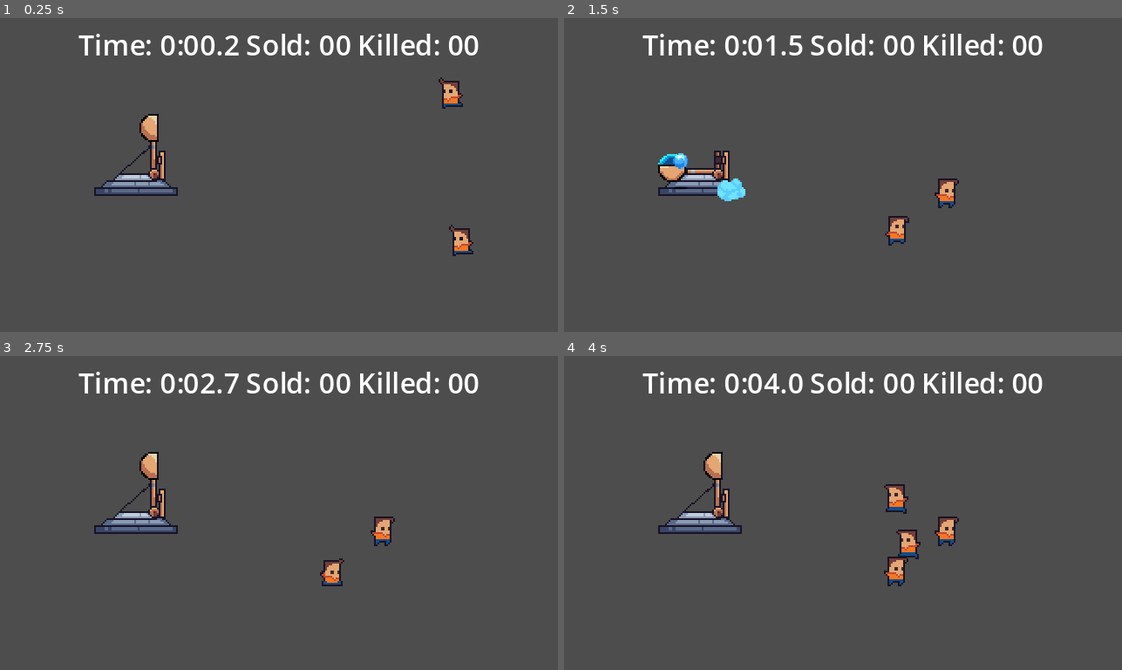
Above: before the commit, frames 1-4 (two rows, left to right).
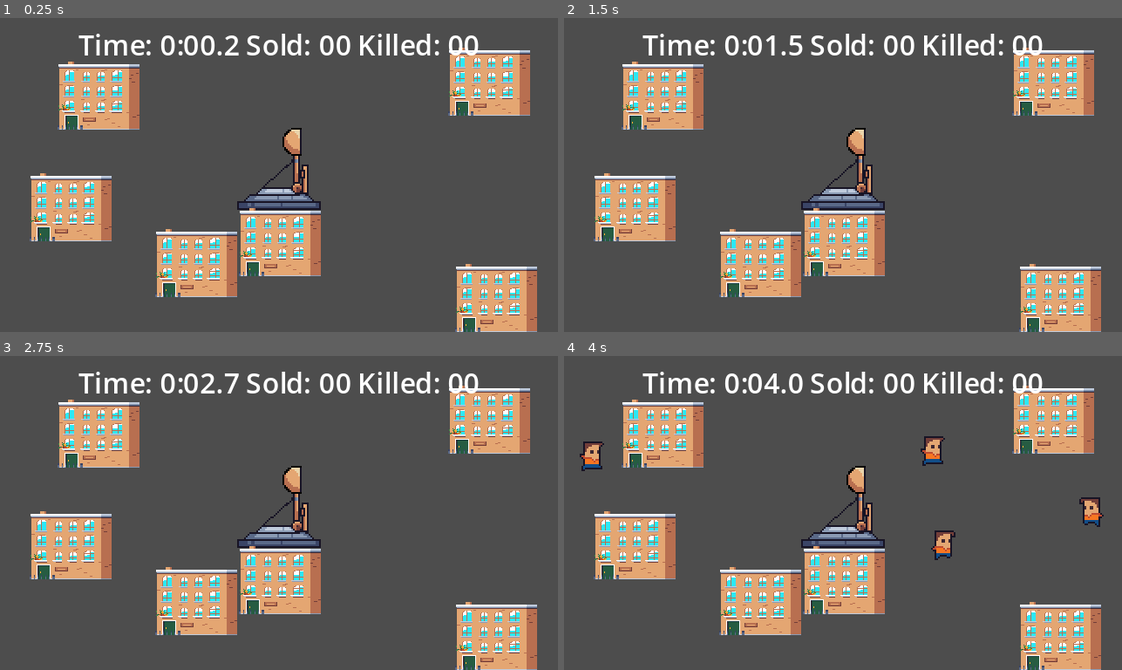
Above: after the commit, the same moments.

Repository: tiagobonetti/scaling-up
Game: Godot game, scene res://Scenes/Stages/Stage2.tscn
Same seed, same stepped clock (60 frames per second), same inputs: the game is played once before the commit and once after it. Before the commit the project starts from res://Scenes/Stages/Stage1.tscn.
Inputs (mouse positions are in pixels of both pictures, inside the frame that each line leads up to):
- Up to frame 1 (0.25 s): no input
- Up to frame 2 (1.5 s): move the mouse to (697, 184) at 0.52 s; press the mouse at (697, 184) at 0.53 s; hold Right (ui_right) 0.53-1.28 s; move the mouse to (731, 190) at 1.27 s; release the mouse at (731, 190) at 1.28 s; hold Down (ui_down) from 1.28 s (still down); click (731, 190) at 1.35 s
- Up to frame 3 (2.75 s): move the mouse to (334, 443) at 2.02 s; release Down (ui_down) at 2.03 s; press the mouse at (334, 443) at 2.03 s; hold Right (ui_right) from 2.03 s (still down)
- Up to frame 4 (4 s): move the mouse to (815, 575) at 2.77 s; release Right (ui_right) at 2.78 s; release the mouse at (815, 575) at 2.78 s; hold Up (ui_up) 2.78-3.53 s; click (815, 575) at 2.85 s; move the mouse to (1010, 560) at 3.52 s; press the mouse at (1010, 560) at 3.53 s; hold Left (ui_left) from 3.53 s (still down)

The runs differ from the first frame. In frame 1, 21% of the frame differs, in the area x 5-97%, y 9-100%; in frame 2, 21%; in frame 3, 21%; in frame 4, 23%, in the area x 2-97%, y 9-100%.

Commit message:
Now they all run around

Diff:
--- /dev/null
+++ b/Scenes/Entities/Building.tscn
@@ -0,0 +1,15 @@
+[gd_scene load_steps=2 format=3 uid="uid://gnoap603y5v"]
+
+[ext_resource type="Texture2D" uid="uid://c4ypeobh2yd60" path="res://Background/building-1.png" id="1_34kw6"]
+
+[node name="Building" type="StaticBody2D"]
+position = Vector2(192, 104)
+
+[node name="CollisionPolygon2D" type="CollisionPolygon2D" parent="."]
+position = Vector2(8, 8)
+polygon = PackedVector2Array(16, -8, -32, -8, -32, -48, 16, -48)
+
+[node name="Polygon2D" type="Polygon2D" parent="."]
+texture = ExtResource("1_34kw6")
+polygon = PackedVector2Array(-24, -40, 24, -40, 24, 0, -24, 0)
+uv = PackedVector2Array(0, 0, 88, 0, 88, 122, 0, 122)
--- a/Scenes/Entities/Catapult.tscn
+++ b/Scenes/Entities/Catapult.tscn
@@ -13,8 +13,14 @@
 shape = SubResource("RectangleShape2D_k56c4")
 
 [node name="AnimatedSprite2D" type="AnimatedSprite2D" parent="."]
+unique_name_in_owner = true
 sprite_frames = ExtResource("2_jhdia")
 animation = &"idle"
 offset = Vector2(2.08165e-12, -18)
 
+[node name="StaticBody2D" type="StaticBody2D" parent="."]
+
+[node name="CollisionPolygon2D" type="CollisionPolygon2D" parent="StaticBody2D"]
+polygon = PackedVector2Array(-24, -6, 24, -6, 24, 6, -24, 6)
+
 [connection signal="input_event" from="." to="." method="_begin_drag"]
--- a/Scenes/Entities/Customer.tscn
+++ b/Scenes/Entities/Customer.tscn
@@ -101,5 +101,8 @@
 "": SubResource("AnimationLibrary_owx5r")
 }
 
-[node name="HappyTimer" type="Timer" parent="."]
+[node name="SearchTimer" type="Timer" parent="."]
 unique_name_in_owner = true
+
+[node name="NavigationAgent2D" type="NavigationAgent2D" parent="."]
+unique_name_in_owner = true
--- /dev/null
+++ b/Scenes/Stages/Stage2.tscn
@@ -0,0 +1,68 @@
+[gd_scene load_steps=6 format=3 uid="uid://bmrexxatruudo"]
+
+[ext_resource type="Script" path="res://Scripts/stage.gd" id="1_2orae"]
+[ext_resource type="PackedScene" uid="uid://k5u4hsit7bwf" path="res://Scenes/Entities/CustomerSpawner.tscn" id="2_upths"]
+[ext_resource type="PackedScene" uid="uid://47fibceb80ku" path="res://Scenes/Entities/Catapult.tscn" id="3_cro0w"]
+[ext_resource type="PackedScene" uid="uid://gnoap603y5v" path="res://Scenes/Entities/Building.tscn" id="4_3josv"]
+
+[sub_resource type="NavigationPolygon" id="NavigationPolygon_d264o"]
+vertices = PackedVector2Array(308, 180, 336, 196, 160, 208, 260, 180, 336, -16, 352, 96, 308, 140, 304, 56, 304, 16, 160, -32, 256, 16, 88, 120, 88, 160, 64, 128, 64, 88, 80, 64, 164, 64, 156, 92, 136, 100, 80, 24, 260, 140, 184, 148, 184, 100, 256, 56, 136, 148, 136, 160, -16, 196, 16, 128, 16, 88, -32, 96, -16, -16, 176, 100, 176, 84, 172, 84, 172, 64, 136, 120, 32, 64, 32, 24)
+polygons = Array[PackedInt32Array]([PackedInt32Array(0, 1, 2, 3), PackedInt32Array(4, 5, 6, 7, 8), PackedInt32Array(9, 4, 8, 10), PackedInt32Array(5, 1, 0, 6), PackedInt32Array(11, 12, 13, 14, 15), PackedInt32Array(16, 17, 18, 15, 19, 9), PackedInt32Array(20, 3, 21, 22, 23), PackedInt32Array(24, 21, 3, 2, 25), PackedInt32Array(25, 2, 26, 12), PackedInt32Array(13, 12, 26, 27), PackedInt32Array(28, 27, 26, 29, 30), PackedInt32Array(7, 6, 20, 23), PackedInt32Array(22, 31, 32, 23), PackedInt32Array(23, 32, 33, 34, 10), PackedInt32Array(18, 35, 11, 15), PackedInt32Array(36, 15, 14, 28), PackedInt32Array(36, 28, 30, 37), PackedInt32Array(37, 30, 9, 19), PackedInt32Array(16, 9, 10, 34)])
+outlines = Array[PackedVector2Array]([PackedVector2Array(336, -16, 352, 96, 336, 196, 160, 208, -16, 196, -32, 96, -16, -16, 160, -32), PackedVector2Array(256, 16, 304, 16, 304, 56, 256, 56), PackedVector2Array(260, 140, 308, 140, 308, 180, 260, 180), PackedVector2Array(16, 88, 64, 88, 64, 128, 16, 128), PackedVector2Array(32, 24, 80, 24, 80, 64, 32, 64), PackedVector2Array(88, 120, 136, 120, 136, 100, 156, 92, 164, 64, 172, 64, 172, 84, 176, 84, 176, 100, 184, 100, 184, 148, 136, 148, 136, 160, 88, 160)])
+
+[node name="Stage" type="Node2D"]
+script = ExtResource("1_2orae")
+
+[node name="NavigationRegion2D" type="NavigationRegion2D" parent="."]
+navigation_polygon = SubResource("NavigationPolygon_d264o")
+
+[node name="CustomerSpawner1" parent="." instance=ExtResource("2_upths")]
+position = Vector2(156, 196)
+
+[node name="CustomerSpawner2" parent="." instance=ExtResource("2_upths")]
+position = Vector2(156, -12)
+
+[node name="CustomerSpawner3" parent="." instance=ExtResource("2_upths")]
+position = Vector2(328, 60)
+
+[node name="CustomerSpawner4" parent="." instance=ExtResource("2_upths")]
+position = Vector2(-12, 96)
+
+[node name="Catapult" parent="." instance=ExtResource("3_cro0w")]
+position = Vector2(160, 104)
+
+[node name="CanvasLayer" type="CanvasLayer" parent="."]
+
+[node name="TopLabel" type="Label" parent="CanvasLayer"]
+unique_name_in_owner = true
+offset_top = 4.0
+offset_right = 320.0
+offset_bottom = 30.0
+horizontal_alignment = 1
+metadata/_edit_use_anchors_ = true
+
+[node name="CenterLabel" type="Label" parent="CanvasLayer"]
+unique_name_in_owner = true
+offset_top = 95.0
+offset_right = 320.0
+offset_bottom = 181.0
+horizontal_alignment = 1
+metadata/_edit_use_anchors_ = true
+
+[node name="Building1" parent="." instance=ExtResource("4_3josv")]
+position = Vector2(284, 180)
+
+[node name="Building2" parent="." instance=ExtResource("4_3josv")]
+position = Vector2(280, 56)
+
+[node name="Building3" parent="." instance=ExtResource("4_3josv")]
+position = Vector2(160, 148)
+
+[node name="Building4" parent="." instance=ExtResource("4_3josv")]
+position = Vector2(56, 64)
+
+[node name="Building5" parent="." instance=ExtResource("4_3josv")]
+position = Vector2(112, 160)
+
+[node name="Building6" parent="." instance=ExtResource("4_3josv")]
+position = Vector2(40, 128)
--- a/Scripts/catapult.gd
+++ b/Scripts/catapult.gd
@@ -11,9 +11,6 @@
 var is_dragging = false
 var redraw = false
 var debug_drawing = true
-
-
-@onready var sprite = $AnimatedSprite2D
 
 
 func from_screen_coordinates(x):
@@ -62,7 +59,7 @@
 
 func _begin_drag(viewport, event, _shape_idx):
 	if event.is_action_pressed("ui_press"):
-		sprite.play("load")
+		%AnimatedSprite2D.play("load")
 		viewport.set_input_as_handled()
 		start_position = from_screen_coordinates(event.position)
 		current_position = from_screen_coordinates(event.position)
@@ -78,7 +75,7 @@
 		is_dragging = false
 		redraw = debug_drawing
 
-		sprite.play("fire")
+		%AnimatedSprite2D.play("fire")
 
 		var launched_product = Product.instantiate()
 		add_child(launched_product)
@@ -87,4 +84,5 @@
 
 	if is_dragging and event is InputEventMouseMotion:
 		current_position = current_position + 10 * event.relative
+		%AnimatedSprite2D.flip_h = global_position.x - event.position.x < 0
 		redraw = debug_drawing
--- a/Scripts/customer.gd
+++ b/Scripts/customer.gd
@@ -10,45 +10,56 @@
 @export var collision_nudge := 500
 @export var target_max_distance := 20
 
+@export var happy_cooldown_s := 10.0
+@export var search_cooldown_s := 10.0
+
 signal died
 signal bought
 
-var product_position :=  Vector2(200 , 100) + Utils.rand_direction() * 20
 var product_recognition := 0.0
-
-@export var happy_cooldown_s := 10.0
-var happy_position := Vector2.ZERO
-var happy:
-	get:
-		return !%HappyTimer.is_stopped()
-
 var damage_sources := []
 
 func start_happy():
-	product_recognition = 0.0
-	happy_position = position + Utils.rand_direction() * 1024
-	%HappyTimer.start(happy_cooldown_s)
+	%NavigationAgent2D.set_target_position(position + Utils.rand_direction() * 1024)
+	schedule_next_search(happy_cooldown_s)
+
+func start_search():
+	print("start search")
+	schedule_next_search(search_cooldown_s)
+	for i in 100:
+		var rand_x = randf_range(10, 310)
+		var rand_y = randf_range(10, 182)
+		%NavigationAgent2D.set_target_position(Vector2(rand_x, rand_y))
+		if %NavigationAgent2D.is_target_reachable():
+			break
+
+func schedule_next_search(time_s: float):
+	%SearchTimer.start(time_s + randf_range(-1, 1))
 
 func _ready():
-	%HappyTimer.one_shot = true
+	%SearchTimer.one_shot = true
+	%SearchTimer.timeout.connect(Callable(start_search))
+	%NavigationAgent2D.path_postprocessing = NavigationPathQueryParameters2D.PATH_POSTPROCESSING_EDGECENTERED
+	start_search()
 
 func _physics_process(delta):
-	var target_position := happy_position if happy else product_position
-	var target_delta = target_position - global_position
-	chase(delta, target_delta, target_max_distance)
+	chase(delta)
 	move_and_slide()
 	handle_collision(delta)
-	handle_animation(target_delta)
+	handle_animation()
 
-func chase(delta, target_delta, max_distance):
-	if target_delta.length() >= max_distance:
-		velocity = velocity.move_toward(target_delta.normalized() * max_speed, acceleration * delta)
-	else:
+func chase(delta):
+	if %NavigationAgent2D.is_navigation_finished():
 		velocity = velocity.move_toward(Vector2.ZERO, friction * delta)
+		return
 
-func handle_animation(target_delta):
+	var direction = (%NavigationAgent2D.get_next_path_position() - global_position).normalized()
+	velocity = velocity.move_toward(direction * max_speed, acceleration * delta)
+
+func handle_animation():
 	if velocity.length() > 1:
-		%AnimationPlayer.play("RunRight" if target_delta.x > 0 else "RunLeft")
+		var dx = %NavigationAgent2D.get_next_path_position().x - global_position.x
+		%AnimationPlayer.play("RunRight" if dx > 0 else "RunLeft")
 	else:
 		%AnimationPlayer.play("Idle")
 
--- a/Scripts/customer_spawner.gd
+++ b/Scripts/customer_spawner.gd
@@ -2,11 +2,8 @@
 extends Node2D
 class_name CustomerSpawner
 
-@export var spawned_max := 10
-var spawned_count := 0
-
 @export var spawn_cooldown: float = 3.0 # Seconds
-@export var spawn_radius: float = 20 :
+@export var spawn_radius: float = 8 :
 	set(value):
 		spawn_radius = value
 		queue_redraw()
@@ -14,15 +11,13 @@
 @export var customer_scene: PackedScene = load("res://Scenes/Entities/Customer.tscn")
 
 signal spawned(Node)
-signal finished
 
 func _ready():
 	if Engine.is_editor_hint():
 		return
 
 	%Timer.one_shot = true
-	%Timer.connect("timeout", Callable(spawn_next))
-	call_deferred("spawn_next")
+	%Timer.connect("timeout", Callable(spawn))
 
 func _draw():
 	if Engine.is_editor_hint():
@@ -34,13 +29,16 @@
 	var colors = PackedColorArray([color])
 	draw_polygon(points_arc, colors)
 
-func spawn_next():
+func schedule_next_spawn():
+	%Timer.start(spawn_cooldown + randf_range(-0.5, 0.5))
+
+func stop():
+	%Timer.stop()
+
+func spawn():
+	schedule_next_spawn() # must to here for consistency on spawn event
 	spawn_customer()
-	spawned_count += 1
-	if spawned_count < spawned_max:
-		%Timer.start(spawn_cooldown)
-	else:
-		finished.emit()
+
 
 func spawn_customer():
 	var random_distance = randf_range(0, spawn_radius)
--- a/Scripts/stage.gd
+++ b/Scripts/stage.gd
@@ -1,7 +1,8 @@
 extends Node2D
 class_name Stage
 
-var total_time_s := 0.0
+@export var max_customers := 20
+var customers_spawned := 0
 
 var customer_died := 0
 var customer_died_max := 10
@@ -21,10 +22,18 @@
 	get:
 		return succeded or failed
 
+var total_time_s := 0.0
+
+@onready var spawners := find_children("", "CustomerSpawner")
+
 func _ready():
 	%CenterLabel.visible = false
-	for spawner in find_children("", "CustomerSpawner"):
-		spawner.spawned.connect(Callable(on_spawned))
+	print("spawners ", spawners.size())
+	for s in spawners:
+		print("Spawner:", s.name)
+		s.spawned.connect(Callable(on_spawned))
+		s.schedule_next_spawn()
+
 
 func _process(delta):
 	if finished:
@@ -46,8 +55,13 @@
 		%CenterLabel.visible = true
 
 func on_spawned(customer: Customer):
+	customers_spawned += 1
 	customer.died.connect(Callable(on_died))
 	customer.bought.connect(Callable(on_bought))
+	if customers_spawned >= max_customers:
+		print("Stop")
+		for s in spawners:
+			s.stop()
 
 func on_died():
 	customer_died += 1
--- a/project.godot
+++ b/project.godot
@@ -11,7 +11,7 @@
 [application]
 
 config/name="Scaling-up"
-run/main_scene="res://Scenes/Stages/Stage1.tscn"
+run/main_scene="res://Scenes/Stages/Stage2.tscn"
 config/features=PackedStringArray("4.1", "Forward Plus")
 
 [display]
